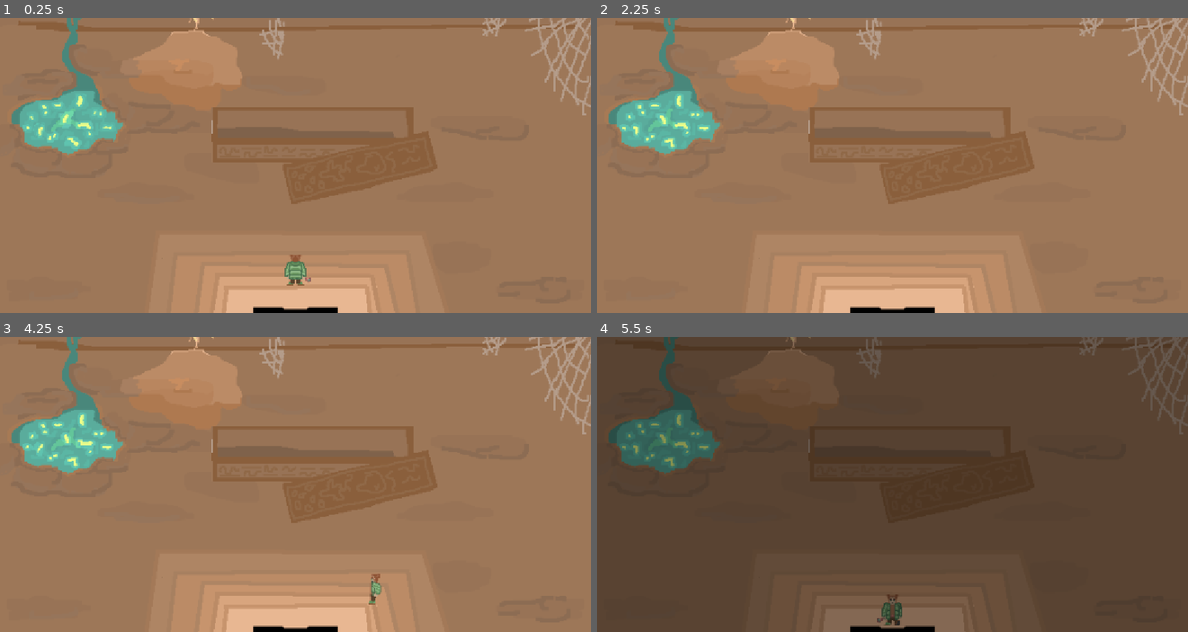
Above: before the commit, frames 1-4 (two rows, left to right).
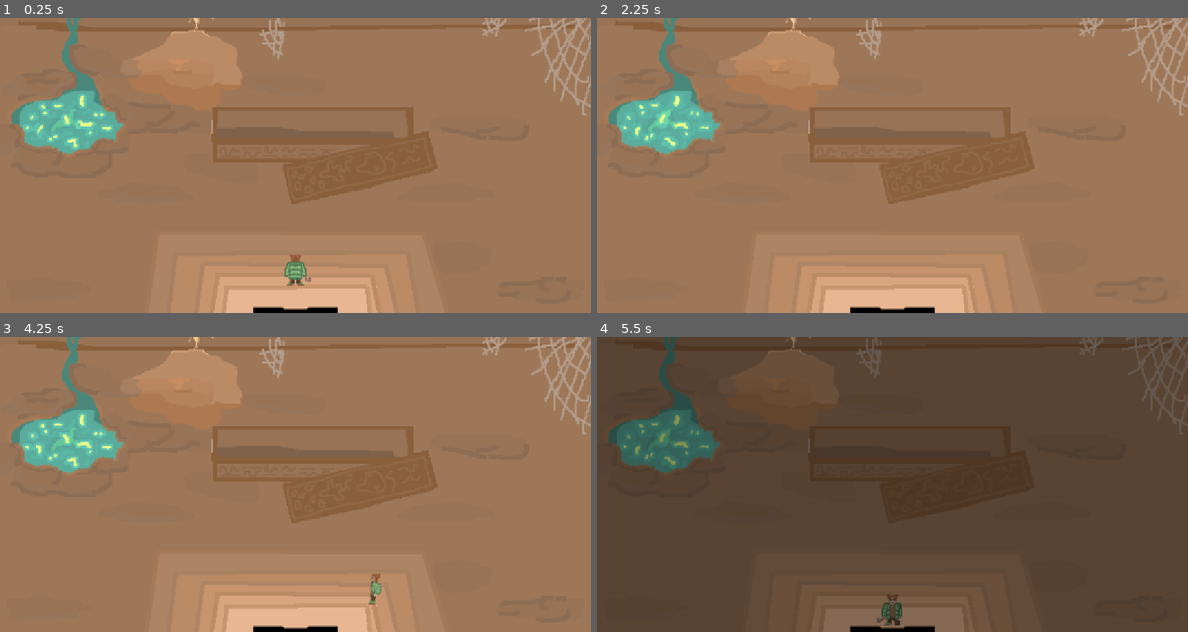
Above: after the commit, the same moments.

Repository: Hardy-Thomas/TheSereneGlade
Game: Godot game, scene res://scene/levels/crypt/crypt.tscn
Same seed, same stepped clock (60 frames per second), same inputs: the game is played once before the commit and once after it. This scene is started directly instead of the project's main scene.
Inputs (mouse positions are in pixels of both pictures, inside the frame that each line leads up to):
- Up to frame 1 (0.25 s): no input
- Up to frame 2 (2.25 s): tap Enter (ui_accept) at 0.5, 0.77, 1.52 s; move the mouse to (1022, 150) at 0.52 s; press the mouse at (1022, 150) at 0.53 s; hold Right (move_right) 0.53-1.28 s; move the mouse to (774, 180) at 1.27 s; release the mouse at (774, 180) at 1.28 s; hold Down (move_down) 1.28-2.03 s; click (774, 180) at 1.35 s; move the mouse to (951, 100) at 2.02 s; press the mouse at (951, 100) at 2.03 s; hold Right (move_right) from 2.03 s (still down)
- Up to frame 3 (4.25 s): move the mouse to (265, 543) at 2.77 s; release Right (move_right) at 2.78 s; release the mouse at (265, 543) at 2.78 s; hold Up (move_up) 2.78-3.53 s; click (265, 543) at 2.85 s; tap Enter (ui_accept) at 3.02, 3.77 s; move the mouse to (472, 528) at 3.52 s; press the mouse at (472, 528) at 3.53 s; hold Left (move_left) from 3.53 s (still down)
- Up to frame 4 (5.5 s): move the mouse to (715, 440) at 4.27 s; release the mouse at (715, 440) at 4.28 s; click (715, 440) at 4.35 s; tap Enter (ui_accept) at 4.52 s; move the mouse to (922, 484) at 5.02 s; release Left (move_left) at 5.03 s; press the mouse at (922, 484) at 5.03 s; hold Down (move_down) from 5.03 s (still down)

The runs differ from the first frame. In frame 1, 0.3% of the frame differs, in the area x 3-20%, y 26-46%; in frame 2, 0.2%; in frame 3, 0.1%; in frame 4, 0.2%.

Commit message:
minor change

Diff:
--- a/scene/levels/crypt/crypt.tscn
+++ b/scene/levels/crypt/crypt.tscn
@@ -987,7 +987,7 @@
 show_behind_parent = true
 position = Vector2(597, 279)
 sprite_frames = SubResource("SpriteFrames_4hduv")
-frame_progress = 0.78344417
+frame_progress = 0.5398639
 
 [node name="CollisionShape2D" type="CollisionShape2D" parent="StaticBody2D"]
 position = Vector2(367, 240)
--- a/scene/levels/crypt/porte_cript.gd
+++ b/scene/levels/crypt/porte_cript.gd
@@ -10,11 +10,5 @@
 
 func _on_body_entered(body: Node2D) -> void:
 	if body.is_in_group("Player"):
-		#var fade_timer = Timer.new()
-		#fade_timer.wait_time = 1
-		#fade_timer.one_shot = true
-		#add_child(fade_timer)
-		#fade_timer.start()
-		#fade_timer.timeout.connect(func():
 		var fade_manager = get_tree().get_first_node_in_group("FadeInOut")
 		fade_manager.fade_to_scene("res://scene/levels/crypt/crypt.tscn")
